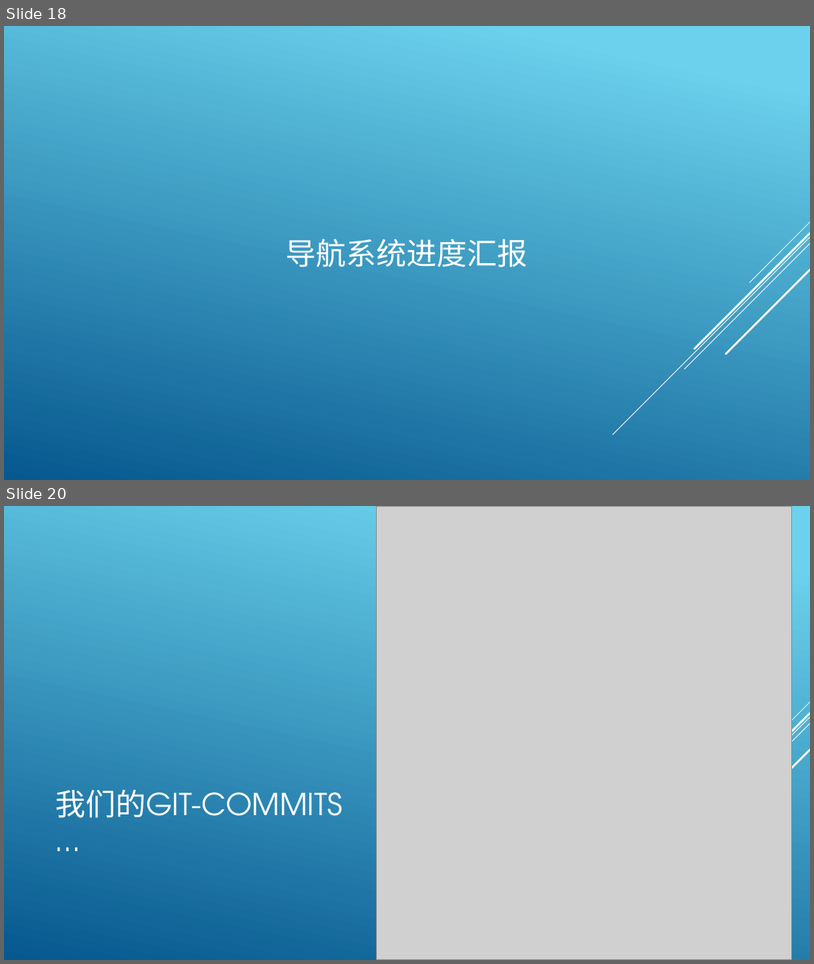
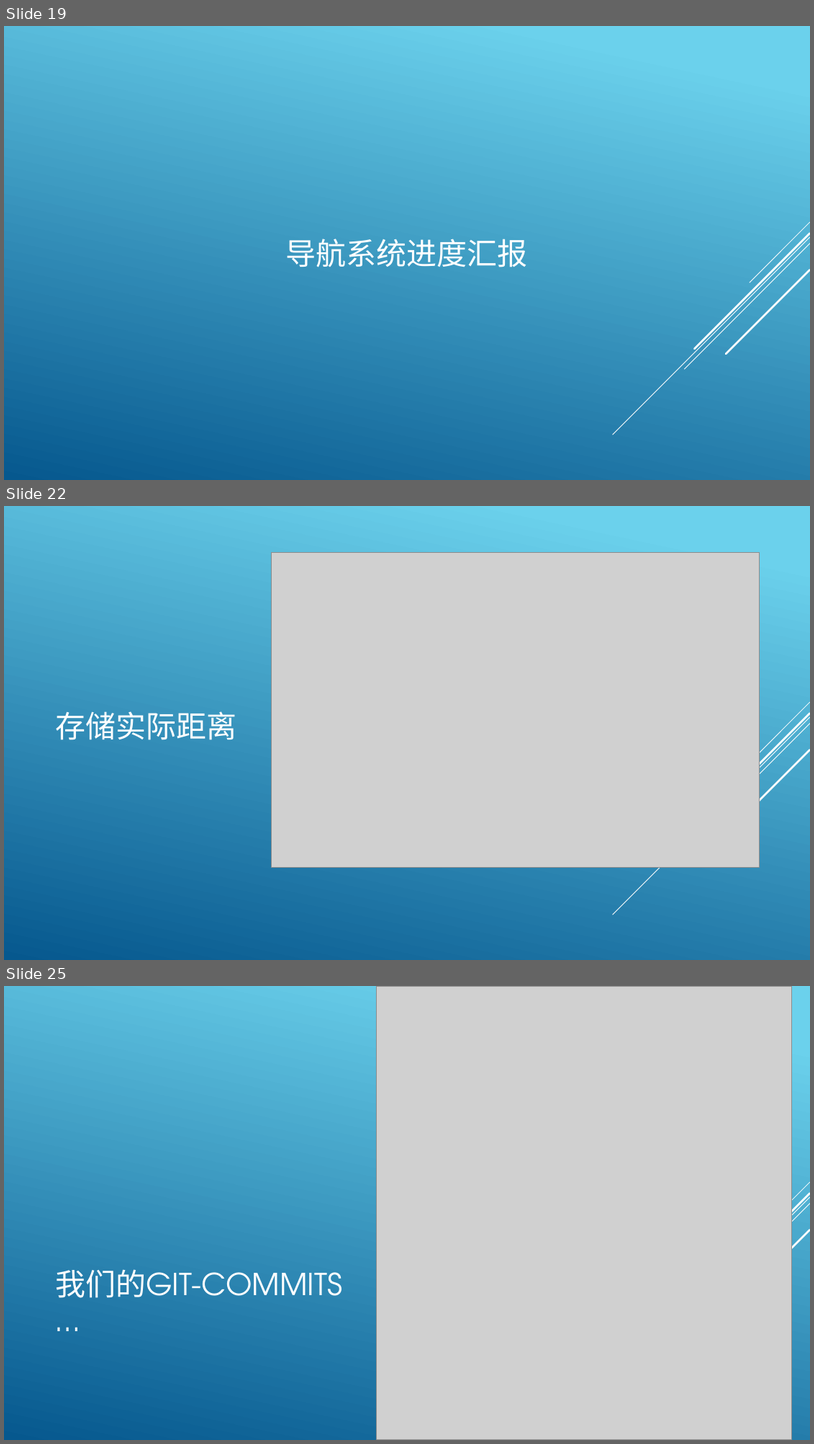
Before and after one commit to archester-250/Course_Auxiliary_System, a slide deck: report/Mid-term check.pptx. Shown one above the other, each under a label of ours: slides 18 and 20 before the commit, slides 19, 22 and 25 after it; the slides between them are not shown. The pictures are 814x964 and 814x1444 pixels, drawn with LibreOffice and Linux fonts; fonts in the diff are those of the drawing; grey boxes stand for pictures. Boxes give left, top, right and bottom in pixels: in the first picture for what was removed or moved away, otherwise in the second. Text is boxed around its words. In the diff, an @@ line names an element or a change of style, - is before the commit and + after.

```diff
--- a/report/Mid-term check.pptx
+++ b/report/Mid-term check.pptx
@@ slide 22 added at box(4, 506, 810, 960), background gradient #6ED2EB to #06588E; not listed: 5 template elements that a slide beside it also shows @@
@@ picture added at box(272, 553, 759, 867) @@
@@ title added at box(55, 711, 237, 740), 36 pt, text #FFFFFF @@
+存储实际距离
@@ what was slide 18 is now slide 19 @@
@@ what was slide 20 is now slide 25 @@
```
Also in this commit, not shown: 1 slide changed, 5 other slides added, 1 slide removed, 1 other file.
